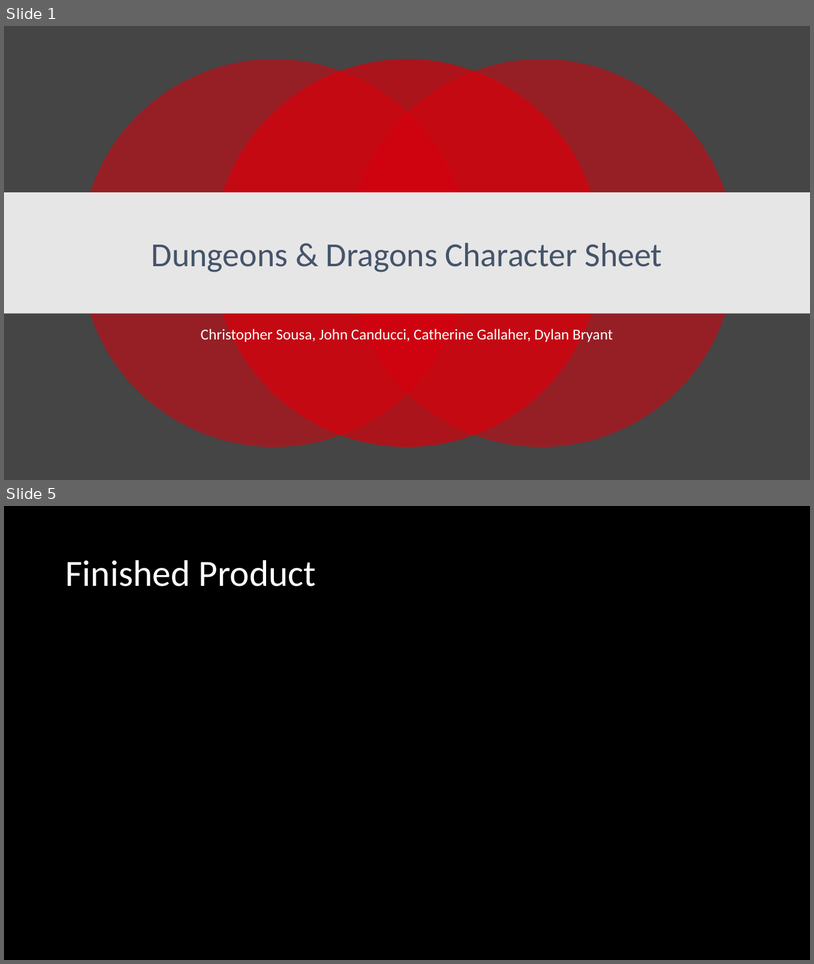
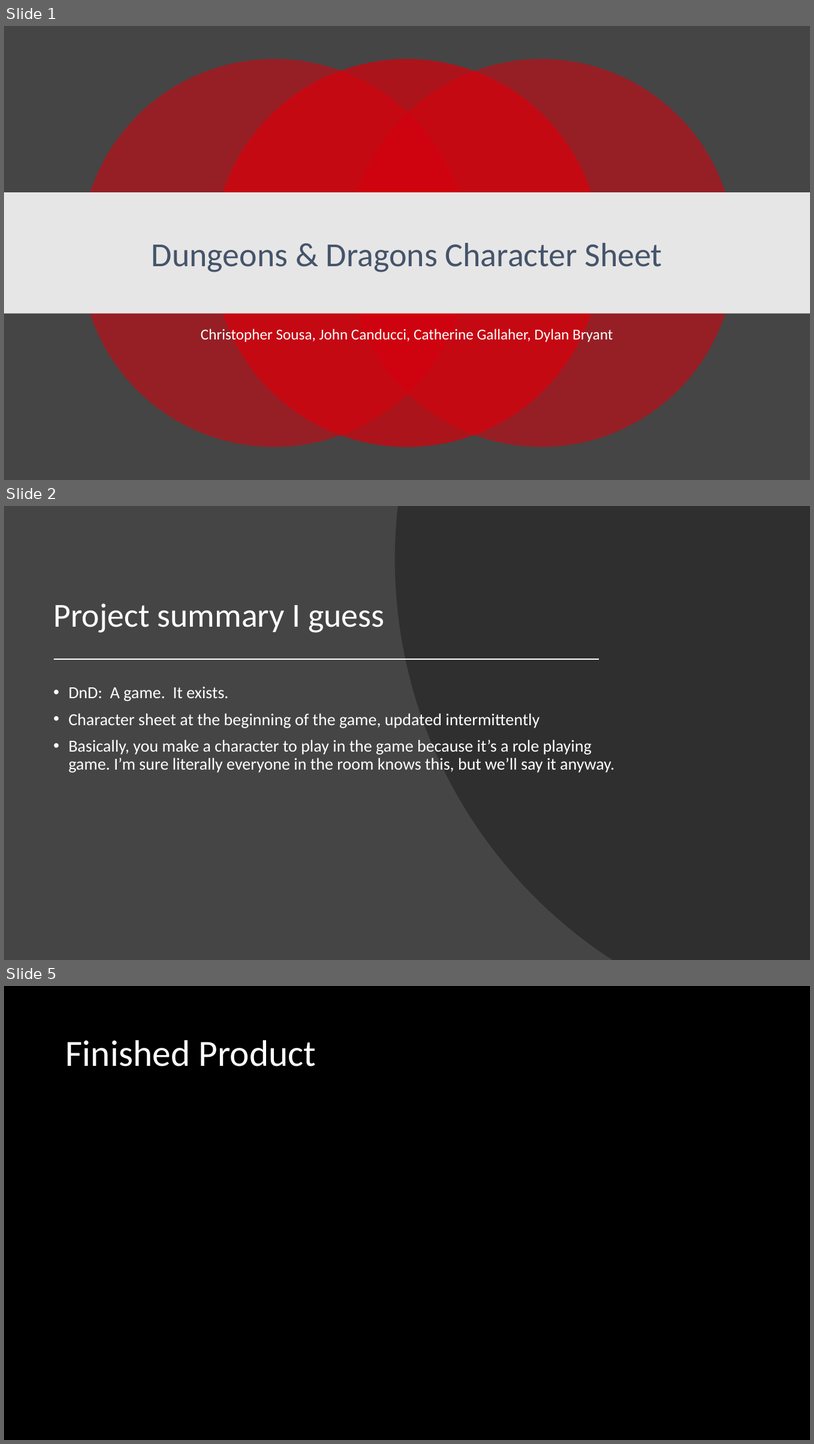
Before and after one commit to TTTriplicate/DnDCharGenerator, a slide deck: DnDPresentation.pptx. Shown one above the other, each under a label of ours: slides 1 and 5 before the commit, slides 1, 2 and 5 after it; the slides between them are not shown. The pictures are 814x964 and 814x1444 pixels, drawn with LibreOffice and Linux fonts; fonts in the diff are those of the drawing. Boxes give left, top, right and bottom in pixels: in the first picture for what was removed or moved away, otherwise in the second. Text is boxed around its words. In the diff, an @@ line names an element or a change of style, - is before the commit and + after.

Commit message:
Presentation updated

```diff
--- a/DnDPresentation.pptx
+++ b/DnDPresentation.pptx
@@ slide 2 added at bbox=[4, 506, 810, 960], background #454545 @@
@@ freeform shape added at bbox=[395, 506, 810, 960], fill #262626 at 70% opacity @@
@@ title added at bbox=[53, 603, 384, 633], 40 pt, text #FFFFFF @@
+Project summary I guess
@@ line added from (55, 659) to (599, 659), #FFFFFF 1.5 pt @@
@@ text added at bbox=[69, 687, 615, 772], 20 pt, text #FFFFFF @@
+• DnD: A game. It exists.
+• Character sheet at the beginning of the game, updated intermittently
+• Basically, you make a character to play in the game because it’s a role playing game. I’m sure literally everyone in the room knows this, but we’ll say it anyway.
```
Also in this commit, not shown: 1 slide changed, 2 other slides added, 4 slides removed, 1 other file.
